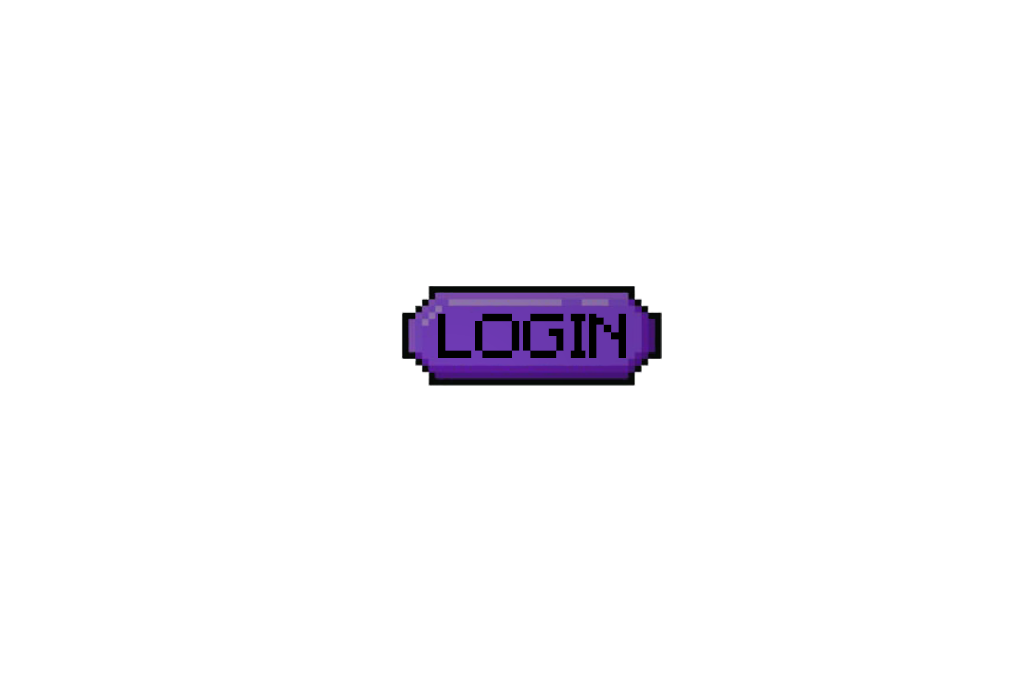
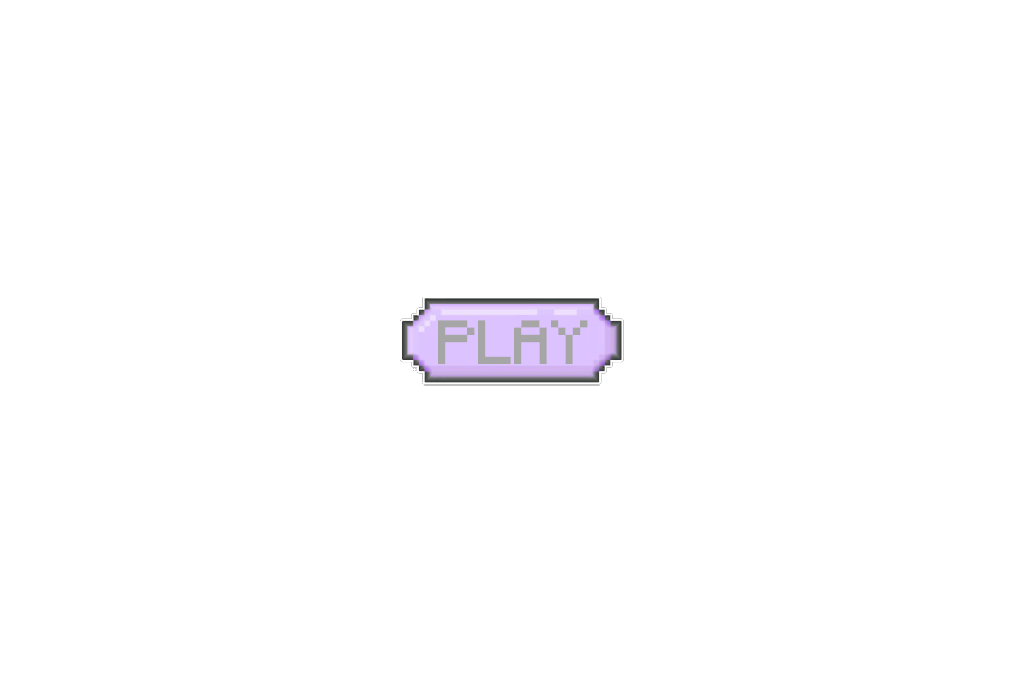
Layer changes from the first 1024×682 image to the second:
added layer "PLAY" above "LOGIN" over [400, 297, 624, 386]
hid "LOGIN" over [401, 286, 662, 386]
